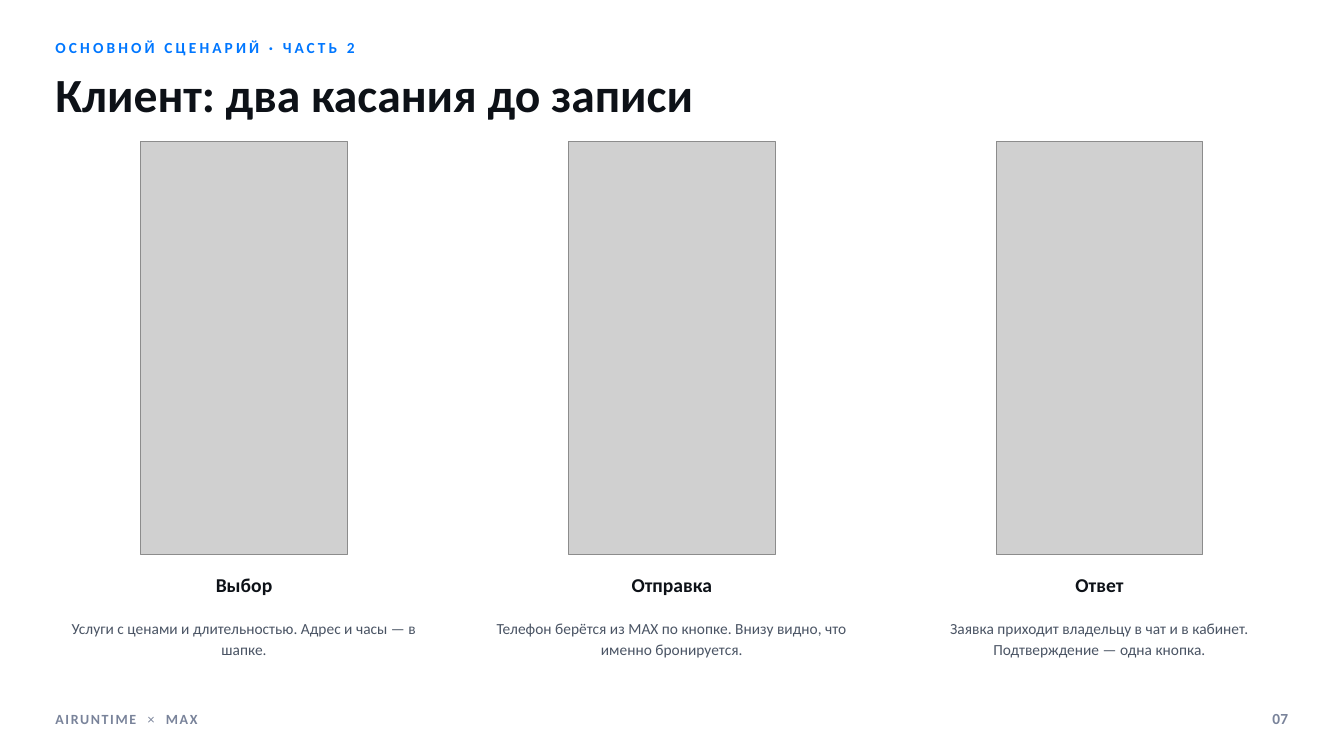
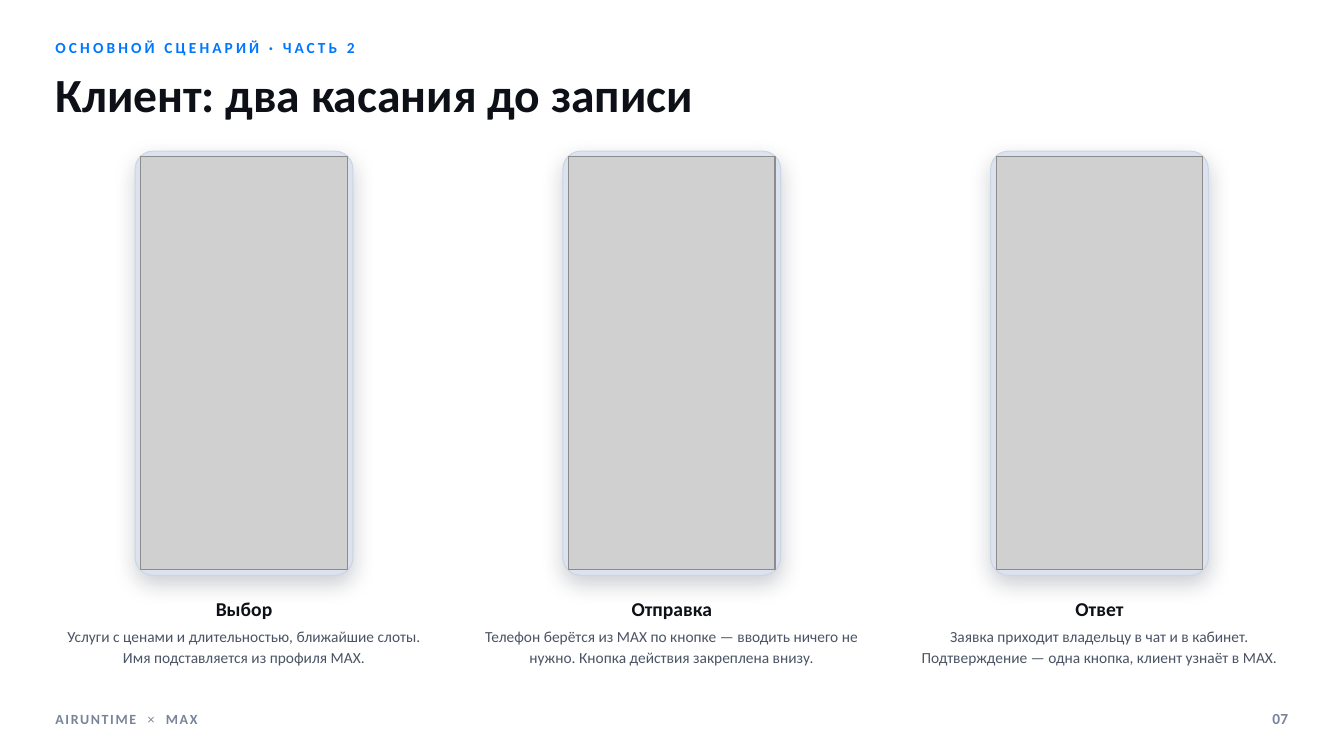
Before and after one commit to airuntime-ru/airuntime, a slide deck: slide 7 of docs/max-presentation/presentation.pptx. Drawn at 1344x756 pixels with LibreOffice and Linux fonts; fonts in the diff are those of the drawing; grey boxes stand for pictures. Boxes give left, top, right and bottom in pixels: in the first picture for what was removed or moved away, otherwise in the second. Text is boxed around its words. In the diff, an @@ line names an element or a change of style, - is before the commit and + after.

```diff
--- a/docs/max-presentation/presentation.pptx
+++ b/docs/max-presentation/presentation.pptx
@@ rounded rectangle added at (135,151,353,576), fill #DCE3EE, outline #CCD5E3 0.75 pt @@
@@ rounded rectangle added at (563,151,780,576), fill #DCE3EE, outline #CCD5E3 0.75 pt @@
@@ 3 pictures: place and size @@
-3 pictures at (141,141,1203,555)
+3 pictures at (141,157,1203,571)
@@ rounded rectangle added at (991,151,1209,576), fill #DCE3EE, outline #CCD5E3 0.75 pt @@
@@ 3 texts: place and size @@
-3 texts at (216,578,1123,595)
+3 texts at (216,602,1123,619)
@@ vertical alignment middle to top in 3 elements at (922,631,1277,666), (485,631,858,666), (67,631,421,666) @@
@@ text at (67,631,421,666): text changed @@
-Услуги с ценами и длительностью. Адрес и часы — в шапке.
+Услуги с ценами и длительностью, ближайшие слоты. Имя подставляется из профиля MAX.
@@ text at (485,631,858,666): text changed @@
-Телефон берётся из MAX по кнопке. Внизу видно, что именно бронируется.
+Телефон берётся из MAX по кнопке — вводить ничего не нужно. Кнопка действия закреплена внизу.
@@ text at (922,631,1277,666): text changed @@
-Заявка приходит владельцу в чат и в кабинет. Подтверждение — одна кнопка.
+Заявка приходит владельцу в чат и в кабинет. Подтверждение — одна кнопка, клиент узнаёт в MAX.
```
Also in this commit, not shown: 1 other slide changed, 1 slide added, 13 other files.
